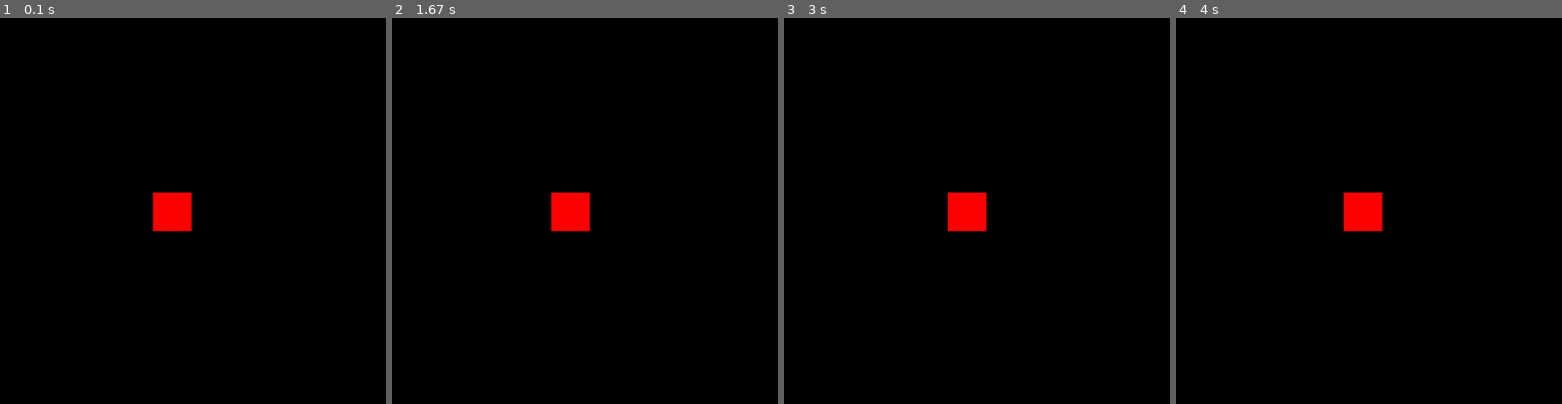
Above: before the commit, frames 1-4 (left to right).
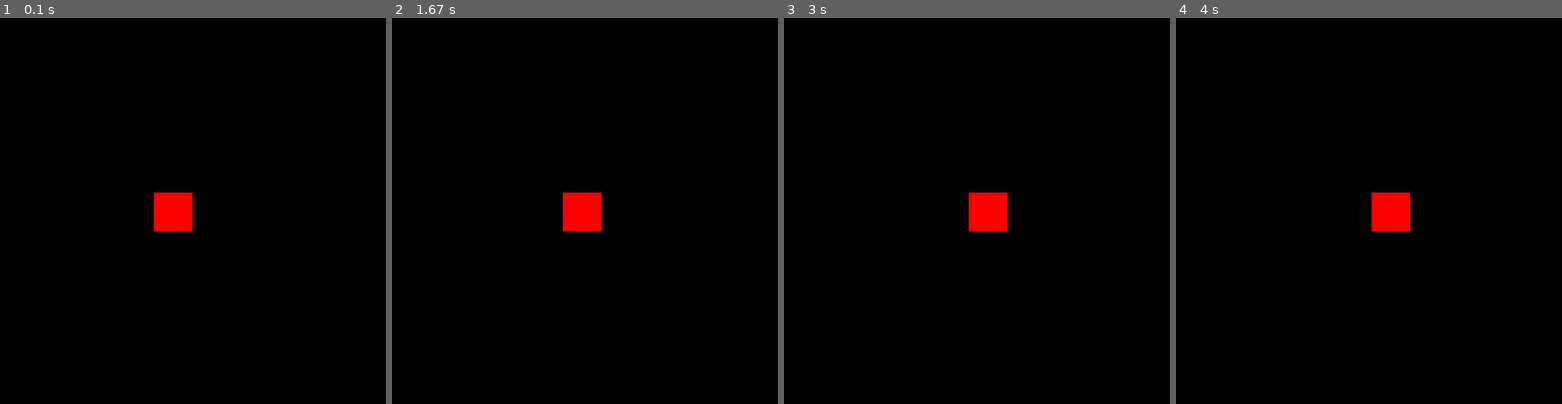
Above: after the commit, the same moments.

Repository: PennyGuyDyls/MineSweeper
Game: pygame game, started from Learning Sprites.py
The game is run twice, just before and just after one commit, with the same random seed, the same clock (stepped at 60 frames per second) and the same inputs.
Inputs:
- Up to frame 1 (0.1 s): no input
- Up to frame 2 (1.67 s): no input
- Up to frame 3 (3 s): no input
- Up to frame 4 (4 s): no input
The pictures show only the part of the screen within x 8-58%, y 5-55%; the shares and areas given below are measured in that part.

The runs differ from the first frame. In frame 1, less than 0.1% of the frame differs, in the area x 39-50%, y 45-56%; in frame 2, 0.7%; in frame 3, 1.1%; in frame 4, 1.5%, in the area x 43-61%, y 45-56%.

Commit message:
SPACE INVADERS!!!!!

Diff:
--- a/Learning Sprites.py
+++ b/Learning Sprites.py
@@ -22,4 +22,4 @@
     all_sprites.update()
     all_sprites.draw(screen)
     pygame.display.flip()
-    clock.tick(5)
+    clock.tick(14)
--- a/Pong.py
+++ b/Pong.py
@@ -37,61 +37,64 @@
         self.rect.centerx+=speed
         self.rect.centery+=ang
 
+
+
+
 pygame.init()
 screen=pygame.display.set_mode((1500,1000))
 clock=pygame.time.Clock()
+font=pygame.font.SysFont(None, 100)
+
 padSpr1=Paddle1()
-paddle1 = pygame.sprite.Group()
-paddle1.add(padSpr1)
 padSpr2=Paddle2()
-paddle2 = pygame.sprite.Group()
-paddle2.add(padSpr2)
 ballspr=Ball()
-ball = pygame.sprite.Group()
-ball.add(ballspr)
+
 direction1,direction2 = 0,0
 angle=0
 speed=-10
+
 running=True
-font=pygame.font.SysFont(None, 100)
 score=[0,0]
 while 2 not in score and running:
     clock.tick(30)
 
     if 0>ballspr.rect.centerx:
         score[1]+=1
+        pygame.draw.line(screen, (255,0,0),(0,0),(0,1000),10)
+        pygame.display.flip()
+        pygame.time.wait(1000)
         ballspr.rect.center=(750,500)
         padSpr1.rect.centery=500
         padSpr2.rect.centery=500
         angle=0
         speed=-10
-        pygame.draw.line()
-        pygame.time.wait(2000)
     elif ballspr.rect.centerx>1500:
         score[0]+=1
+        pygame.draw.line(screen, (255,0,0),(0,0),(0,1000),10)
+        pygame.display.flip()
+        pygame.time.wait(1000)
         ballspr.rect.center=(750,500)
         padSpr1.rect.centery=500
         padSpr2.rect.centery=500
         angle=0
         speed=-10
-        pygame.time.wait(2000)
     text= font.render((f'{score[0]}:{score[1]}'),True,(255,255,255))
 
     screen.fill((0,0,0))
 
     screen.blit(text,(700,30))
-    paddle1.update(direction1*-10)
-    paddle1.draw(screen)
-    paddle2.update(direction2*-10)
-    paddle2.draw(screen)
+    padSpr1.update(direction1*-10)
+    screen.blit(padSpr1.image,padSpr1.rect)
+    padSpr2.update(direction2*-10)
+    screen.blit(padSpr2.image,padSpr2.rect)
 
     if 25>ballspr.rect.centery:
         angle*=-1
     elif ballspr.rect.centery>975:
         angle*=-1
 
-    ball.update(angle,speed)
-    ball.draw(screen)
+    ballspr.update(angle,speed)
+    screen.blit(ballspr.image,ballspr.rect)
     pygame.display.flip()
 
     for event in pygame.event.get():
--- a/Space invaders Pygame.py
+++ b/Space invaders Pygame.py
@@ -1,7 +1,169 @@
 import pygame
 
+class cannon(pygame.sprite.Sprite):
+    def __init__(self):
+        super().__init__()
+        self.image = cannon1
+        self.rect = self.image.get_rect()
+        self.rect.center = (1400,800)
+        self.state = 'LOADED'
+
+    def move(self,direction):
+        self.rect.centerx+=direction
+
+    def shoot(self):
+        self.state = 'EMPTY'
+        self.image = cannon2
+
+    def reload(self):
+        self.image = cannon1
+        self.state = 'LOADED'
+
+class shot(pygame.sprite.Sprite):
+    def __init__(self):
+        super().__init__()
+        self.image = pygame.Surface((8,30))
+        self.image.fill((255, 0, 0))
+        self.rect = self.image.get_rect()
+        self.rect.center = (1000,800)
+        self.state = 'LOADED'
+
+    def shoot(self):
+        self.rect.centery-=5
+        self.state = 'FIRING'
+
+    def follow(self, player):
+        self.rect.center = (player.rect.centerx-3,player.rect.centery)
+
+    def reload(self):
+        self.state = 'LOADED'
+
+
+class alien1(pygame.sprite.Sprite):
+    def __init__(self,i):
+        super().__init__()
+        self.image = alien1_img_1
+        self.rect = self.image.get_rect()
+        self.rect.center = (i*120+60,300)
+        self.state='ALIVE'
+        self.stage=1
+        self.direction=(40,0)
+        self.moved=True
+
+    def animate(self):
+        if self.state=='ALIVE':
+            self.stage*=-1
+            if self.stage == -1:
+                self.image = alien1_img_1
+                cen=self.rect.center
+                self.rect = self.image.get_rect()
+                self.rect.center=cen
+            else:
+                self.image = alien1_img_2
+                cen=self.rect.center
+                self.rect = self.image.get_rect()
+                self.rect.center=cen
+
+    def move(self,aliens1):
+        print(aliens1[-1].rect.centerx,aliens1[0].rect.centerx)
+        if (aliens1[-1].rect.centerx>=1450 or aliens1[0].rect.centerx<=50) and self.direction!=(0,100):
+            self.direction = (0,100)
+        elif aliens1[-1].rect.centerx>=1450:
+            self.direction = (-40,0)
+        elif aliens1[0].rect.centerx<=50:
+            self.direction = (40,0)
+        self.rect.centerx+=self.direction[0]
+        self.rect.centery+=self.direction[1]
+
+
+
+    def die(self):
+        self.image=pygame.Surface((100,100),pygame.SRCALPHA)
+        self.state='DEAD'
+
+
+
+def show(aliens1,player,bullet):
+    for i in range(len(aliens1)):
+        screen.blit(aliens1[i].image,aliens1[i].rect)
+    screen.blit(player.image,player.rect)
+    screen.blit(bullet.image,bullet.rect)
+
 pygame.init()
+screen=pygame.display.set_mode((1500,1000))
+clock=pygame.time.Clock()
+font=pygame.font.SysFont(None, 100)
 
-screen = pygame.display.set_mode((224,256))
-clock = pygame.time.Clock()
-pygame.time.wait(2000)
+
+alien1_img_1 = pygame.image.load("Alien 1 state 1.png").convert_alpha()
+alien1_img_1 = pygame.transform.scale(alien1_img_1, (85,95))
+alien1_img_2 = pygame.image.load("Alien 1 state 2.png").convert_alpha()
+alien1_img_2 = pygame.transform.scale(alien1_img_2, (73,96))
+
+cannon1 = pygame.image.load("Cannon_loaded.png").convert_alpha()
+cannon1 = pygame.transform.scale(cannon1, (200,200))
+cannon2 = pygame.image.load("Cannon_empty.png").convert_alpha()
+cannon2 = pygame.transform.scale(cannon2, (200,200))
+
+
+player=cannon()
+bullet=shot()
+aliens1=[alien1(i) for i in range(10)]
+
+animtime=pygame.time.get_ticks()
+movtime=pygame.time.get_ticks()
+direction=0
+running=True
+
+while running:
+    clock.tick(50)
+
+    if pygame.time.get_ticks()-animtime>=1000:
+        for i in range(len(aliens1)):
+            aliens1[i].animate()
+        animtime=pygame.time.get_ticks()
+
+    if pygame.time.get_ticks()-movtime>=5500:
+        for i in range(len(aliens1)):
+            aliens1[i].move(aliens1)
+        movtime=pygame.time.get_ticks()
+
+
+    player.move(direction)
+    if player.state == 'LOADED':
+        bullet.follow(player)
+    else:
+        bullet.shoot()
+
+
+    for i in range(len(aliens1)):
+        if bullet.rect.colliderect(aliens1[i].rect) and aliens1[i].state == 'ALIVE':
+            aliens1[i].die()
+            player.reload()
+            bullet.reload()
+            break
+    if bullet.rect.centery<0:
+        player.reload()
+        bullet.reload()
+
+
+    screen.fill((0,0,0))
+    show(aliens1,player,bullet)
+    pygame.display.flip()
+
+    for event in pygame.event.get():
+        if event.type == pygame.QUIT:
+            running=False
+            break
+
+        elif event.type==pygame.KEYDOWN:
+            if event.key==pygame.K_RIGHT:
+                direction = 4
+            elif event.key==pygame.K_LEFT:
+                direction = -4
+            elif event.key==pygame.K_SPACE and player.state == 'LOADED':
+                bullet.follow(player)
+                player.shoot()
+        elif event.type==pygame.KEYUP:
+            if event.key in (pygame.K_RIGHT,pygame.K_LEFT):
+                direction = 0
Binary file added: Alien 1 state 1.png
Binary file added: Alien 1 state 2.png
Binary file added: Cannon_empty.png
Binary file added: Cannon_loaded.png
